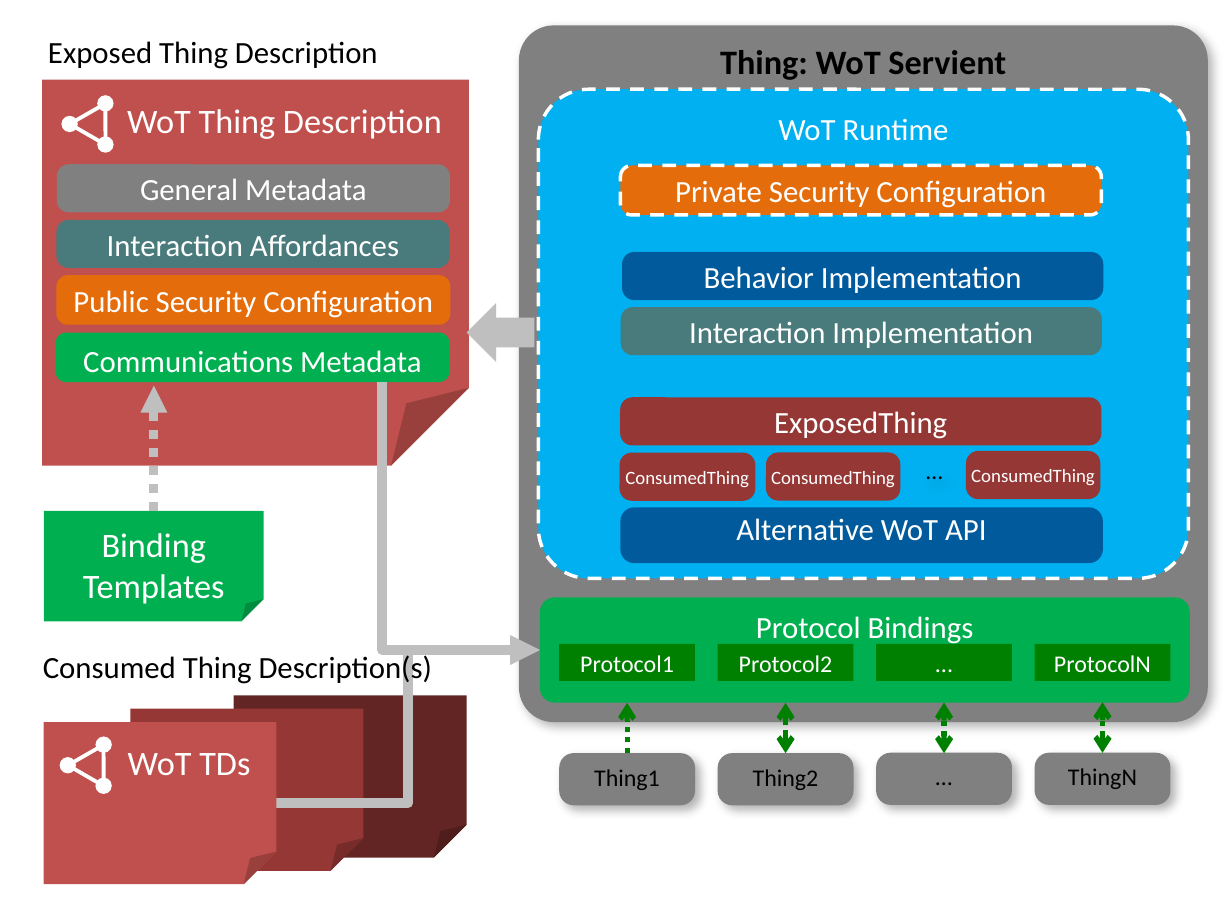
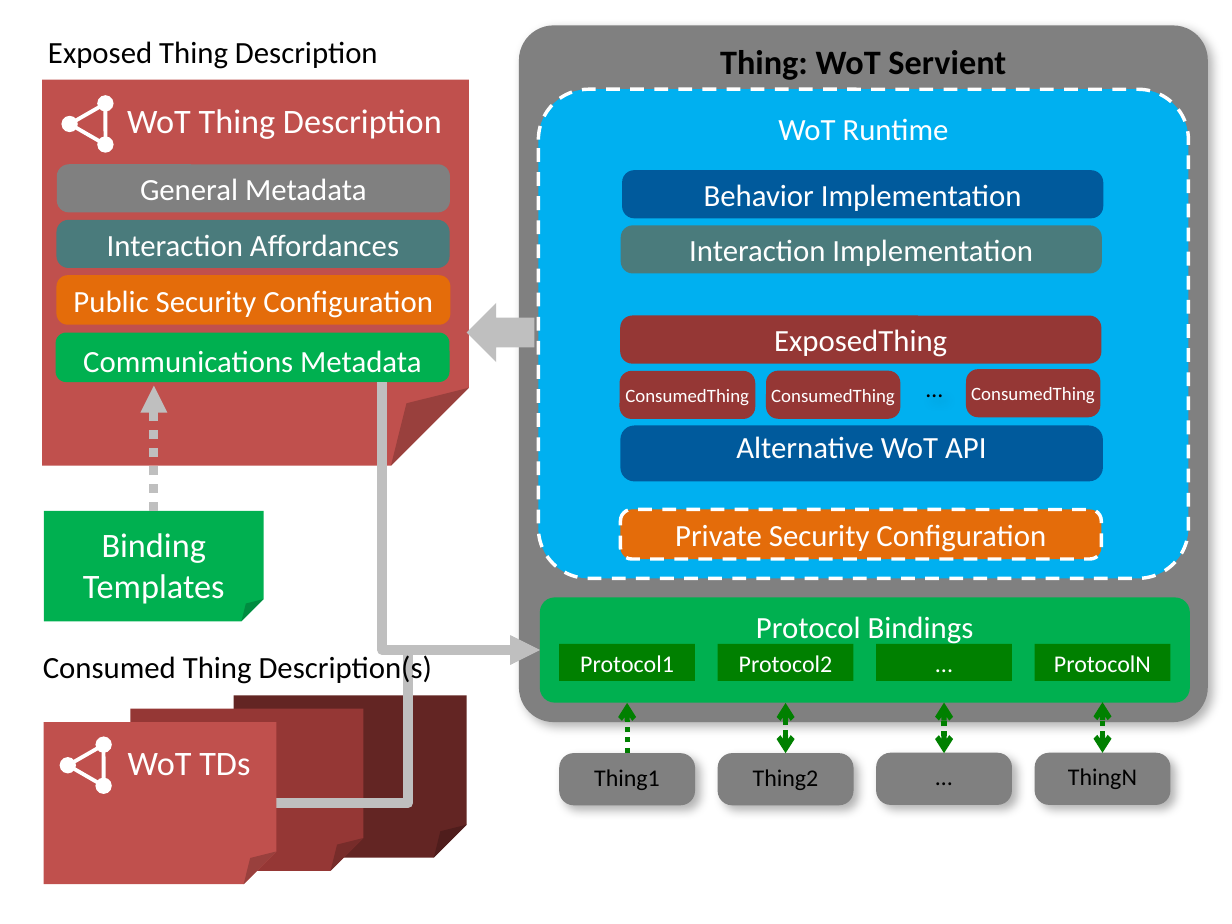
Before and after one commit to w3c/wot-architecture, a slide deck: slide 7 of images/wot-architecture-figures-new.pptx. Drawn at 1232x924 pixels with LibreOffice and Linux fonts; fonts in the diff are those of the drawing. Boxes give left, top, right and bottom in pixels: in the first picture for what was removed or moved away, otherwise in the second. Text is boxed around its words. In the diff, an @@ line names an element or a change of style, - is before the commit and + after.

```diff
--- a/images/wot-architecture-figures-new.pptx
+++ b/images/wot-architecture-figures-new.pptx
@@ 4 rounded rectangles: place and size @@
-4 rounded rectangles at bbox=[620, 307, 1103, 500]
+4 rounded rectangles at bbox=[620, 225, 1103, 419]
@@ 3 rounded rectangles, 1 text: place and size @@
-3 rounded rectangles, 1 text at bbox=[620, 253, 1104, 563]
+3 rounded rectangles, 1 text at bbox=[620, 170, 1104, 480]
@@ rounded rectangle "Private Security Configuration": place and size @@
-rounded rectangle "Private Security Configuration" at bbox=[621, 165, 1101, 214]
+rounded rectangle "Private Security Configuration" at bbox=[621, 510, 1101, 559]
```
Also in this commit, not shown: 5 other slides changed, 4 other files.
